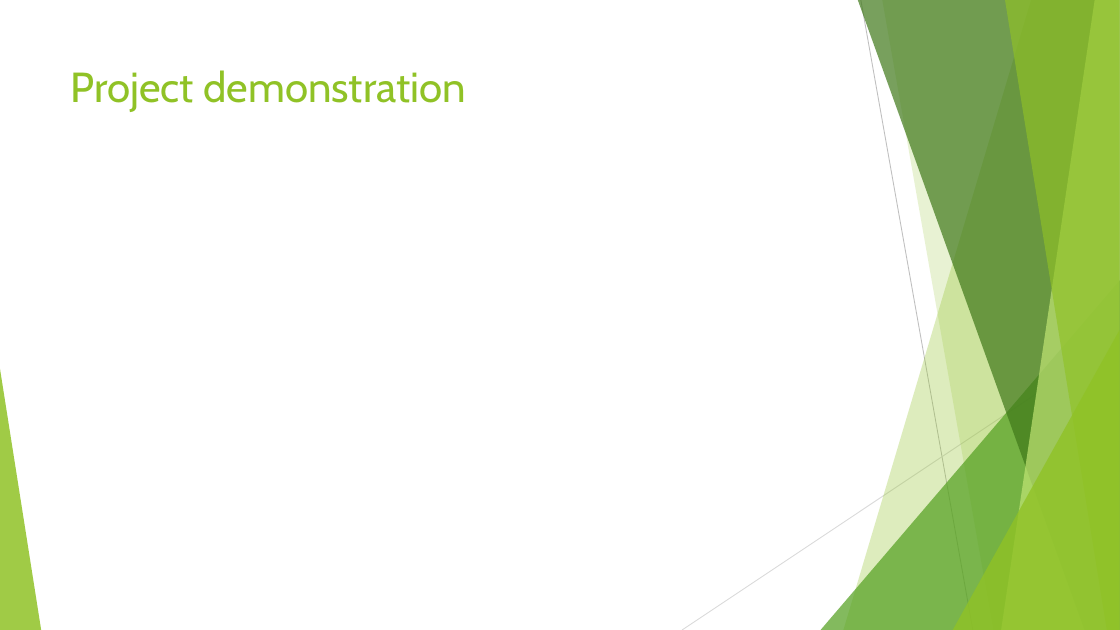
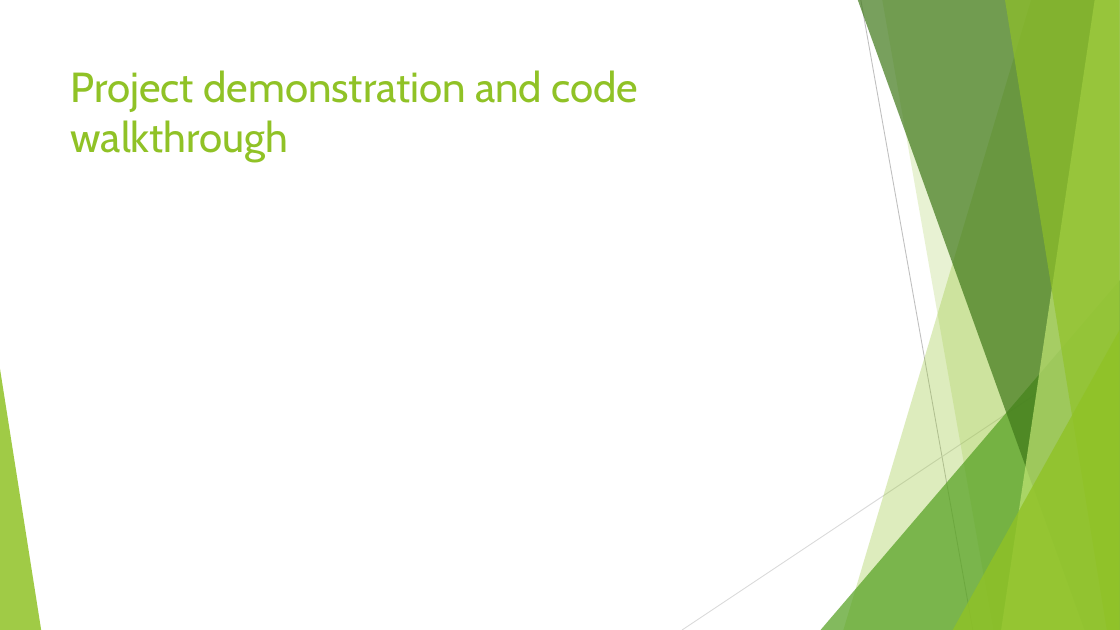
Before and after one commit to AlexDCraig/senior-capstone-project, a slide deck: slide 13 of SpringTermProgressReport/SpringProgressReportSlides.pptx (slide 11 before the commit). Drawn at 1120x630 pixels with LibreOffice and Linux fonts; fonts in the diff are those of the drawing. Boxes give left, top, right and bottom in pixels: in the first picture for what was removed or moved away, otherwise in the second. Text is boxed around its words. In the diff, an @@ line names an element or a change of style, - is before the commit and + after.

```diff
--- a/SpringTermProgressReport/SpringProgressReportSlides.pptx
+++ b/SpringTermProgressReport/SpringProgressReportSlides.pptx
@@ title at (71,70,638,162): text changed @@
-Project demonstration
+Project demonstration and code walkthrough
```
Also in this commit, not shown: 2 slides added, 1 other file.
